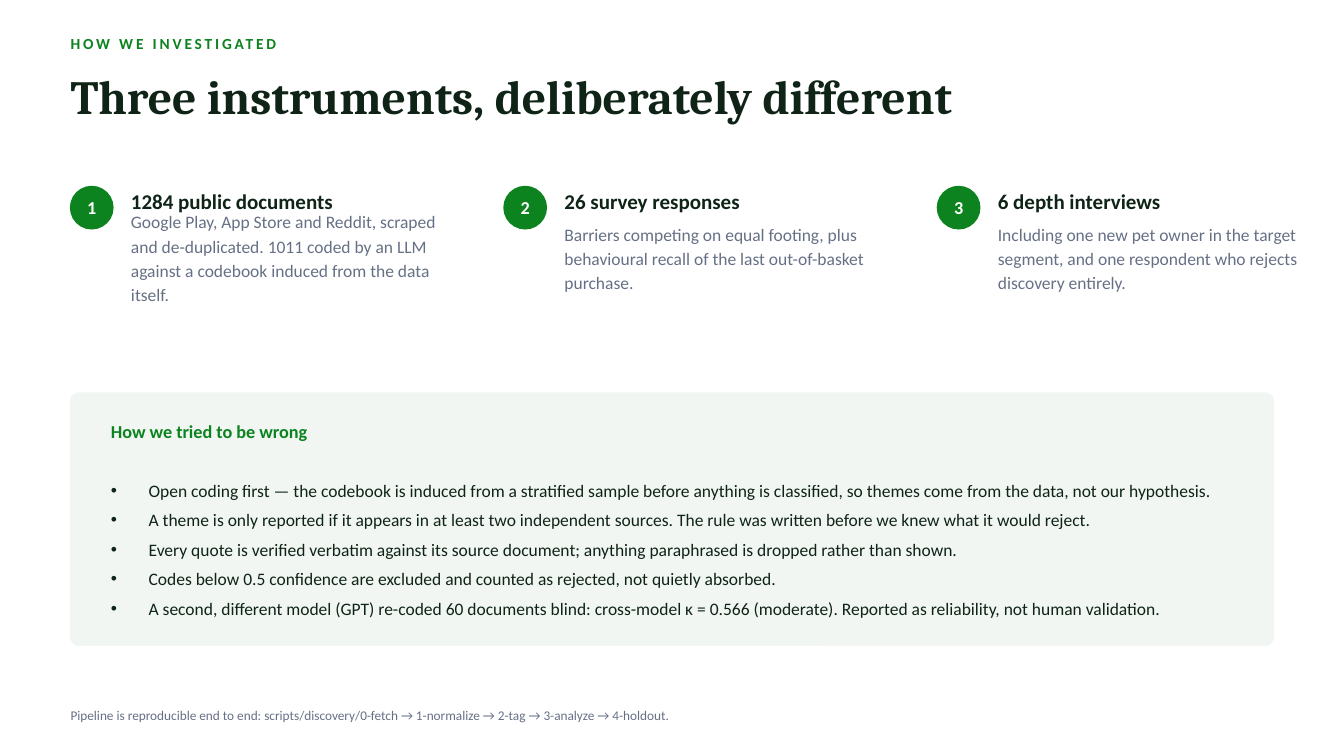
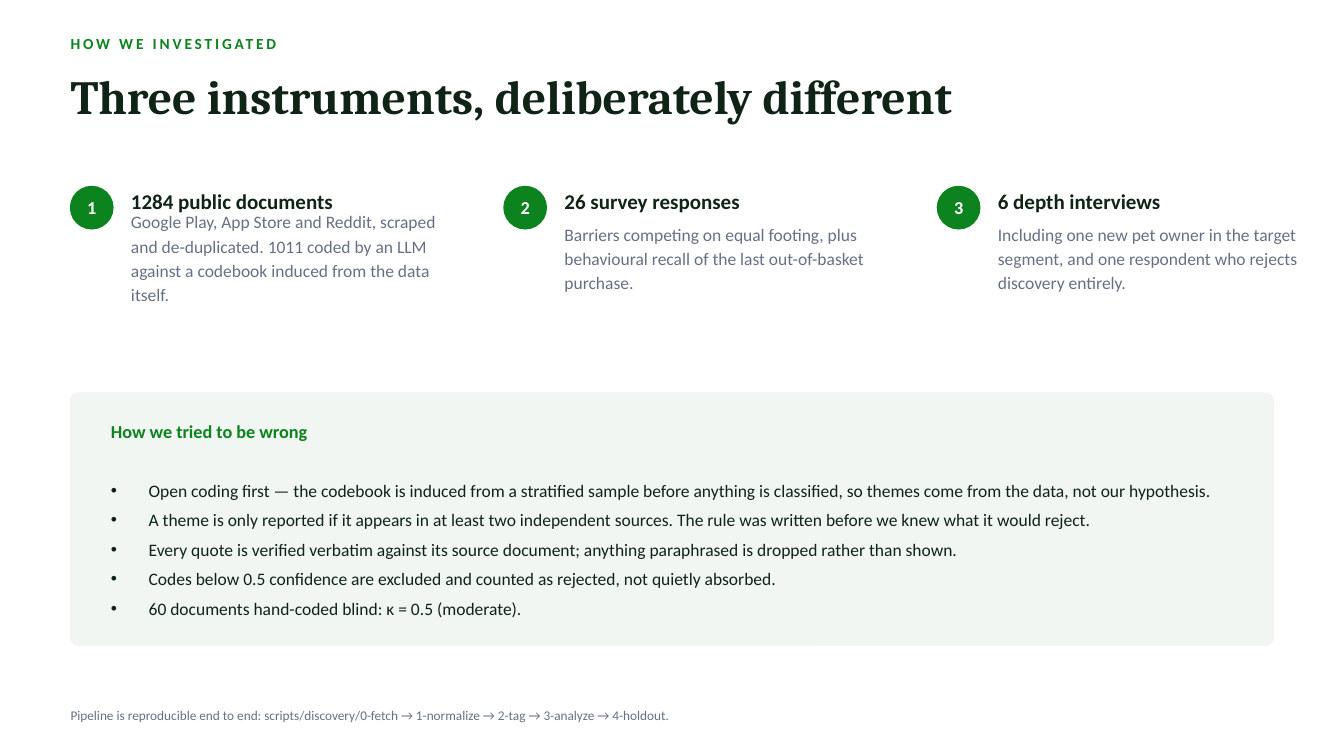
Before and after one commit to MayankSinghRaghav/Blinkit_Moments, a slide deck: slide 3 of deck/Blinkit-Moments-Fellowship.pptx. Drawn at 1344x756 pixels with LibreOffice and Linux fonts; fonts in the diff are those of the drawing. Boxes give left, top, right and bottom in pixels: in the first picture for what was removed or moved away, otherwise in the second. Text is boxed around its words. In the diff, an @@ line names an element or a change of style, - is before the commit and + after.

```diff
--- a/deck/Blinkit-Moments-Fellowship.pptx
+++ b/deck/Blinkit-Moments-Fellowship.pptx
@@ text at (x1=149, y1=602, x2=521, y2=618): text changed @@
-• A second, different model (GPT) re-coded 60 documents blind: cross-model κ = 0.566 (moderate). Reported as reliability, not human validation.
+• 60 documents hand-coded blind: κ = 0.5 (moderate).
```
Also in this commit, not shown: 4 other files.
